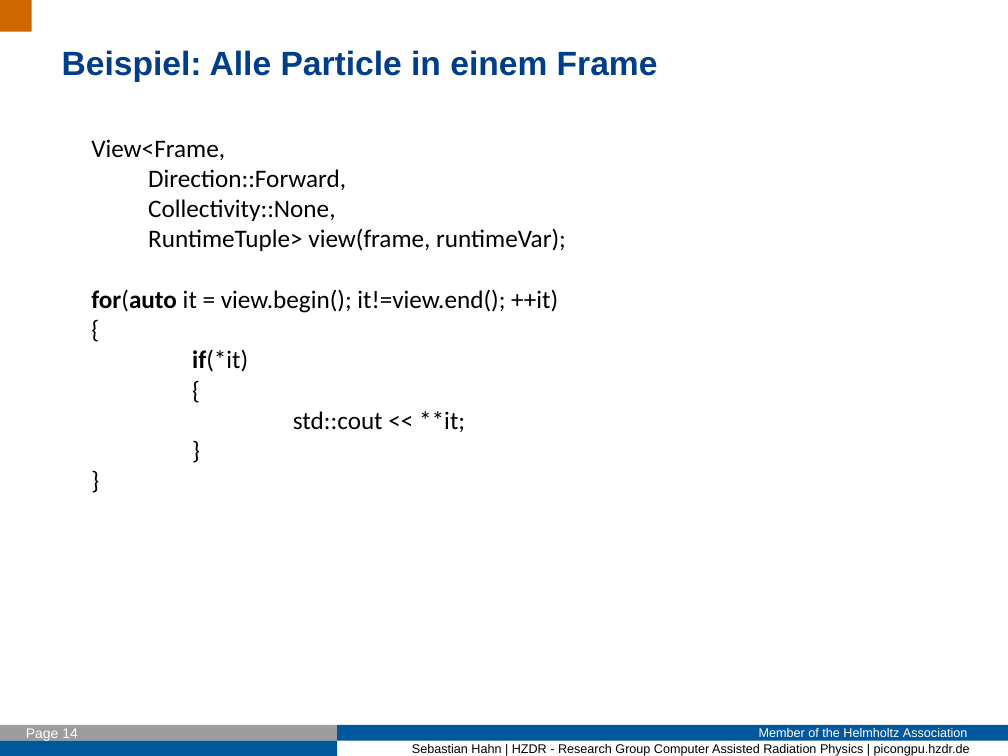
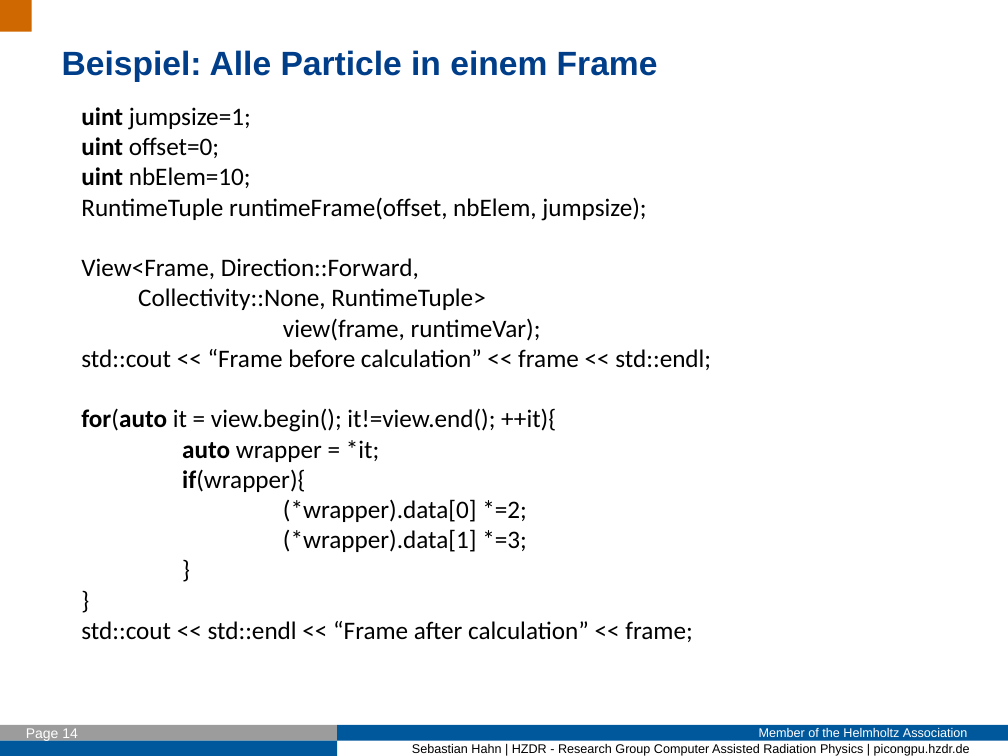
Before and after one commit to Fettpet/DeepIterator, a slide deck: slide 14 of Presi/2017_01_16_Intro.odp. Drawn at 1008x756 pixels with LibreOffice and Linux fonts; fonts in the diff are those of the drawing; background and template pictures are left out. Boxes give left, top, right and bottom in pixels: in the first picture for what was removed or moved away, otherwise in the second. Text is boxed around its words. In the diff, an @@ line names an element or a change of style, - is before the commit and + after.

```diff
--- a/Presi/2017_01_16_Intro.odp
+++ b/Presi/2017_01_16_Intro.odp
@@ text "uint jumpsize=1;": place and size @@
-text "uint jumpsize=1;" at <box>91,139,566,432</box>
+text "uint jumpsize=1;" at <box>81,107,711,642</box>
@@ text at <box>81,107,711,552</box>: text changed @@
-View<Frame,
-Direction::Forward,
-Collectivity::None,
-RuntimeTuple> view(frame, runtimeVar);
-for(auto it = view.begin(); it!=view.end(); ++it)
-{
-if(*it)
-{
-std::cout << **it;
+uint jumpsize=1;
+uint offset=0;
+uint nbElem=10;
+RuntimeTuple runtimeFrame(offset, nbElem, jumpsize);
+View<Frame, Direction::Forward,
+Collectivity::None, RuntimeTuple>
+view(frame, runtimeVar);
+std::cout << “Frame before calculation” << frame << std::endl;
+for(auto it = view.begin(); it!=view.end(); ++it){
+auto wrapper = *it;
+if(wrapper){
+(*wrapper).data[0] *=2;
+(*wrapper).data[1] *=3;
@@ text at <box>81,621,692,642</box>: paragraph added @@
+std::cout << std::endl << “Frame after calculation” << frame;
```
Also in this commit, not shown: 12 other slides changed, 6 slides added, 25 other files.
